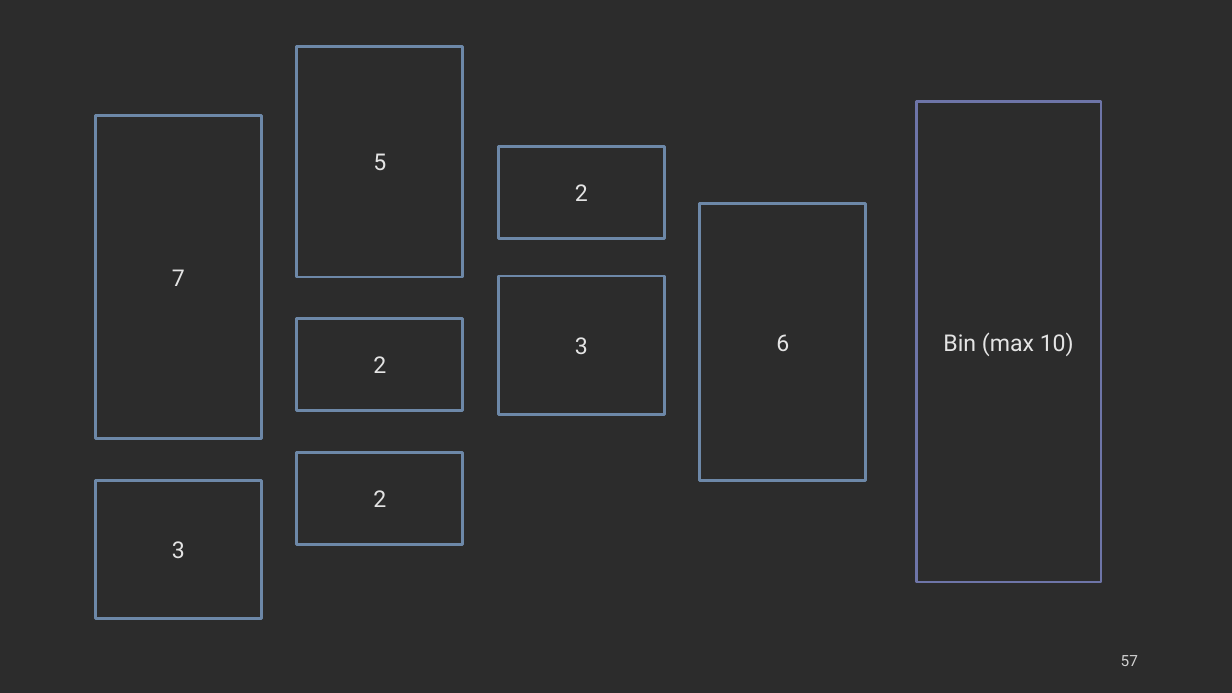
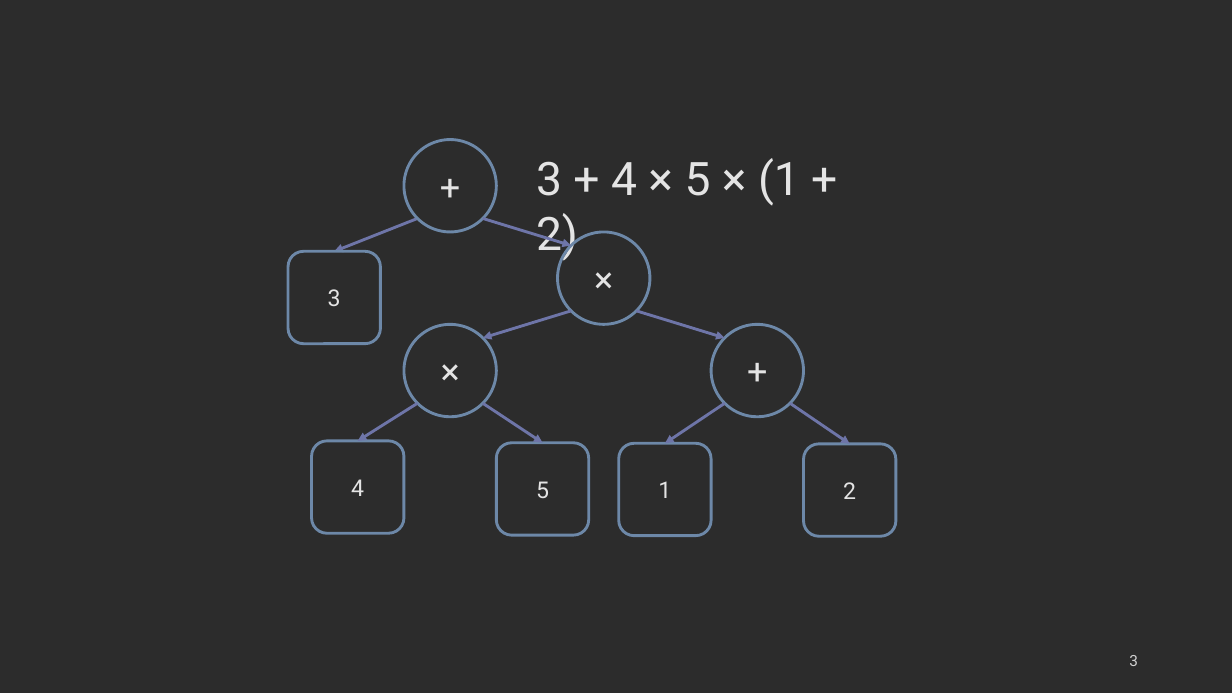
Before and after one commit to COP3530/edugator-content, a slide deck: slide 3 of trees/trees/images-ppt.pptx (slide 57 before the commit). Drawn at 1232x693 pixels with LibreOffice and Linux fonts; fonts in the diff are those of the drawing. Boxes give left, top, right and bottom in pixels: in the first picture for what was removed or moved away, otherwise in the second. Text is boxed around its words. In the diff, an @@ line names an element or a change of style, - is before the commit and + after.

```diff
--- a/trees/trees/images-ppt.pptx
+++ b/trees/trees/images-ppt.pptx
@@ rectangle removed at (x1=95, y1=116, x2=262, y2=439) @@
-7
@@ rectangle removed at (x1=917, y1=102, x2=1102, y2=582) @@
-Bin (max 10)
@@ ellipse added at (x1=404, y1=140, x2=496, y2=232), outline #6D88A8 2.25 pt, 28 pt, text #E4E4E4 @@
++
@@ rectangle removed at (x1=498, y1=146, x2=665, y2=238) @@
-2
@@ text "3 + 4 × 5 ..." moved from (x1=95, y1=481, x2=262, y2=619) to (x1=536, y1=158, x2=800, y2=262) @@
@@ text "3 + 4 × 5 ..." at (x1=536, y1=158, x2=800, y2=262): vertical alignment middle to top; outline #6D88A8 2.25 pt to none @@
@@ text at (x1=536, y1=158, x2=800, y2=262): text changed; size 18 to 36 pt @@
-3
+3 + 4 × 5 × (1 + 2)
@@ rectangle removed at (x1=700, y1=203, x2=866, y2=481) @@
-6
@@ arrow added from (418, 218) to (335, 251), #6E75A8 2.25 pt @@
@@ arrow added from (483, 218) to (571, 246), #6E75A8 2.25 pt @@
@@ ellipse added at (x1=557, y1=232, x2=650, y2=324), outline #6D88A8 2.25 pt, 28 pt, text #E4E4E4 @@
+×
@@ rounded rectangle "3" resized from (x1=498, y1=276, x2=665, y2=415) to (x1=288, y1=251, x2=381, y2=344) @@
@@ rectangle removed at (x1=297, y1=319, x2=463, y2=411) @@
-2
@@ ellipse added at (x1=404, y1=324, x2=496, y2=417), outline #6D88A8 2.25 pt, 28 pt, text #E4E4E4 @@
+×
@@ arrow added from (571, 311) to (483, 338), #6E75A8 2.25 pt @@
@@ arrow added from (637, 311) to (725, 338), #6E75A8 2.25 pt @@
@@ ellipse added at (x1=712, y1=324, x2=804, y2=417), outline #6D88A8 2.25 pt, 28 pt, text #E4E4E4 @@
++
@@ arrow added from (418, 403) to (358, 441), #6E75A8 2.25 pt @@
@@ arrow added from (483, 403) to (543, 443), #6E75A8 2.25 pt @@
@@ arrow added from (725, 403) to (665, 444), #6E75A8 2.25 pt @@
@@ arrow added from (790, 403) to (850, 444), #6E75A8 2.25 pt @@
@@ rounded rectangle added at (x1=311, y1=441, x2=404, y2=533), outline #6D88A8 2.25 pt, 18 pt, text #E4E4E4 @@
+4
@@ rectangle to rounded rectangle in 3 elements at (x1=804, y1=444, x2=897, y2=536), (x1=288, y1=251, x2=381, y2=344), (x1=496, y1=443, x2=589, y2=535) @@
@@ rounded rectangle "5" resized from (x1=297, y1=46, x2=463, y2=277) to (x1=496, y1=443, x2=589, y2=535) @@
@@ rounded rectangle added at (x1=619, y1=444, x2=712, y2=536), outline #6D88A8 2.25 pt, 18 pt, text #E4E4E4 @@
+1
@@ rounded rectangle "2" resized from (x1=297, y1=452, x2=463, y2=544) to (x1=804, y1=444, x2=897, y2=536) @@
@@ page number at (x1=1129, y1=655, x2=1138, y2=666): text changed @@
-57
+3
```
Also in this commit, not shown: 1 other slide changed, 1 slide added, 79 slides removed.
